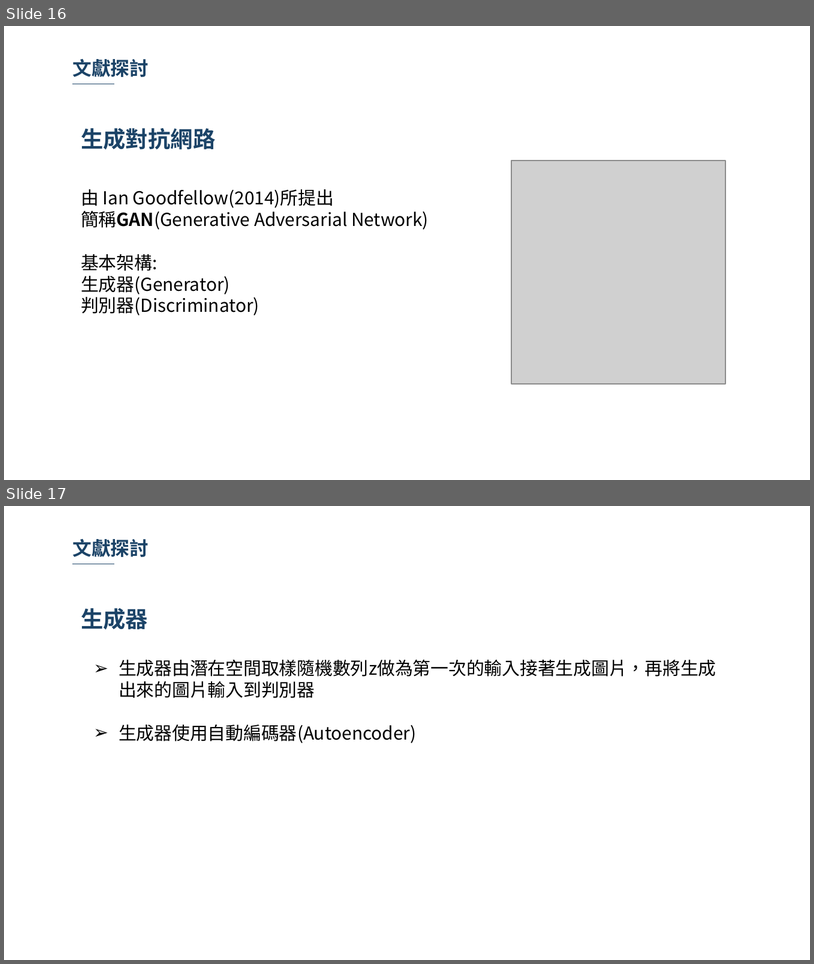
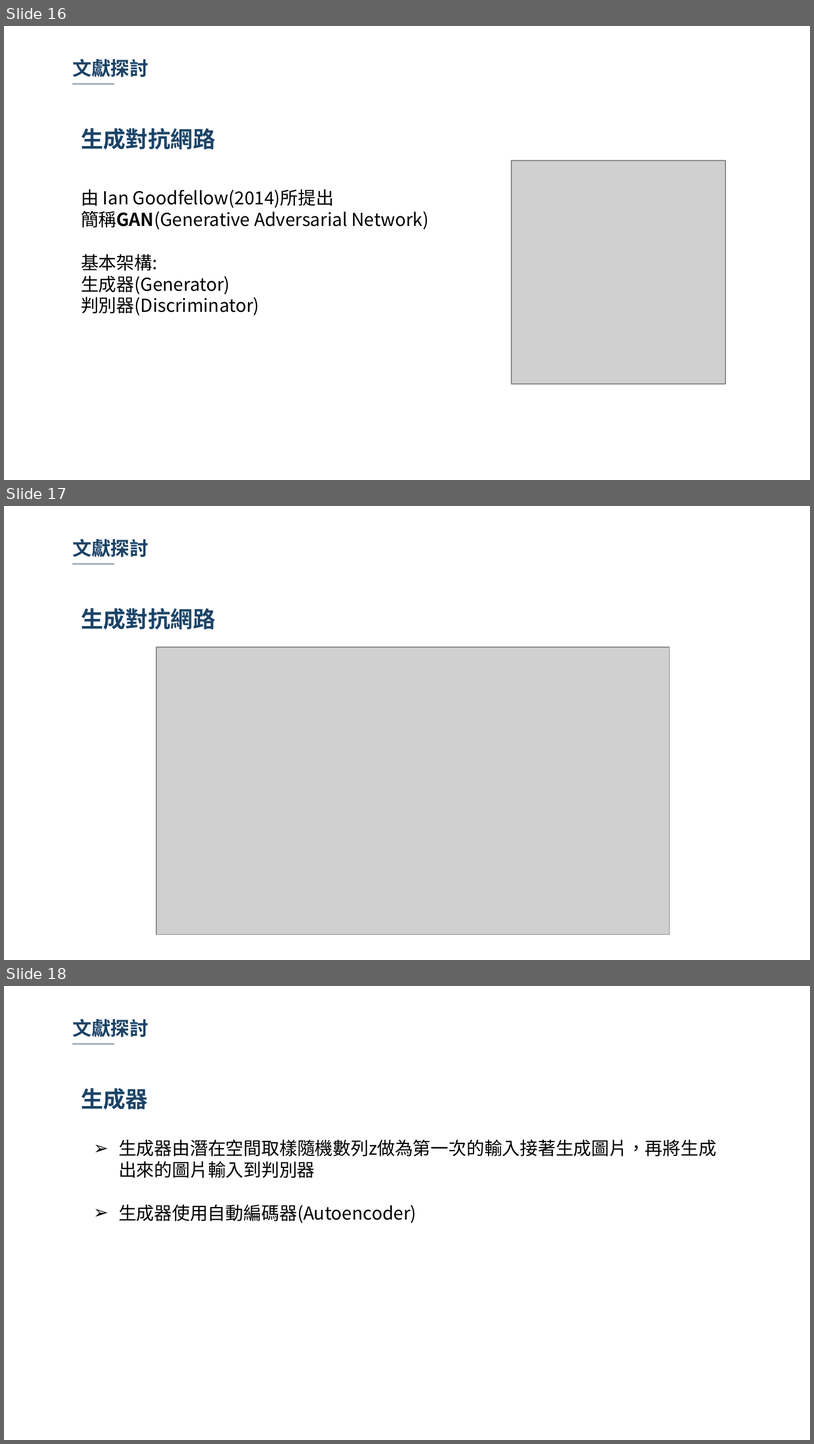
Before and after one commit to 10994015/paper, a slide deck: 論文/論文寫作期末報告.pptx. Shown one above the other, each under a label of ours: slides 16 and 17 before the commit, slides 16, 17 and 18 after it. The pictures are 814x964 and 814x1444 pixels, drawn with LibreOffice and Linux fonts; fonts in the diff are those of the drawing; grey boxes stand for pictures; background and template pictures are left out. Boxes give left, top, right and bottom in pixels: in the first picture for what was removed or moved away, otherwise in the second. Text is boxed around its words. In the diff, an @@ line names an element or a change of style, - is before the commit and + after.

```diff
--- a/論文/論文寫作期末報告.pptx
+++ b/論文/論文寫作期末報告.pptx
@@ slide 17 added at [4, 506, 810, 960], background picture (left out) @@
@@ text added at [72, 539, 149, 557], 17 pt, text #1B4367, bold @@
+文獻探討
@@ line added from (72, 564) to (114, 564), #1B4367 0.75 pt @@
@@ text added at [81, 608, 215, 630], 20 pt, text #1B4367, bold @@
+生成對抗網路
@@ picture added at [156, 647, 670, 934] @@
@@ what was slide 17 is now slide 18 @@
```
Also in this commit, not shown: 8 slides changed.
